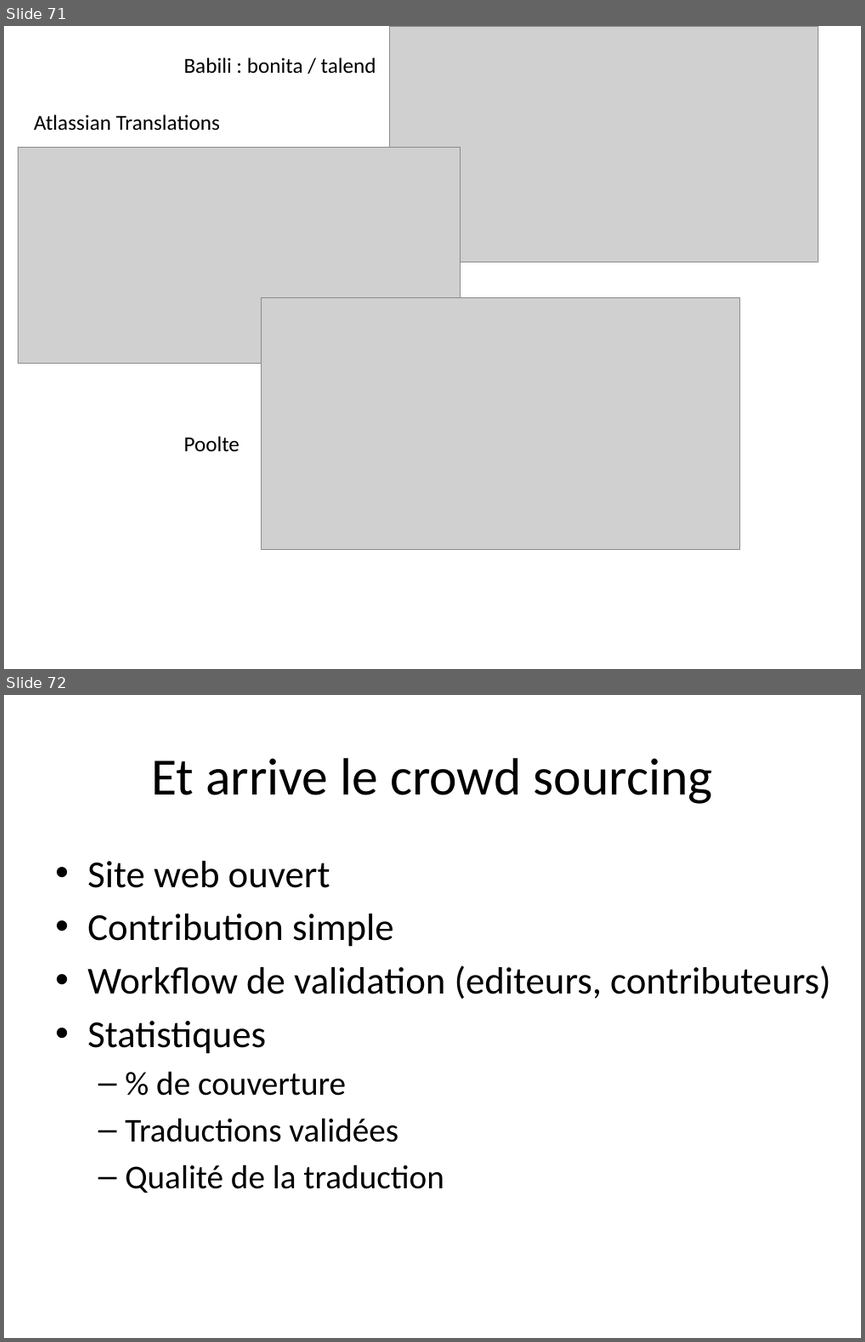
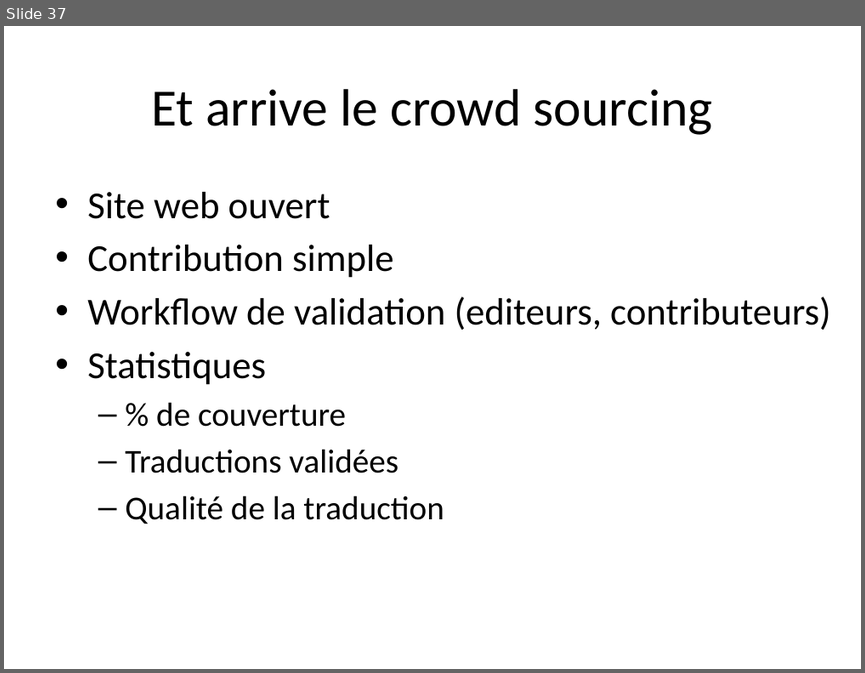
Before and after one commit to dbaeli/ez18n, a slide deck: ez18n-slides/javaone-2012/ez18n_javaone2012.pptx. Shown one above the other, each under a label of ours: slides 71 and 72 before the commit, slide 37 after it. The pictures are 865x1342 and 865x673 pixels, drawn with LibreOffice and Linux fonts; fonts in the diff are those of the drawing; grey boxes stand for pictures; background and template pictures are left out. Boxes give left, top, right and bottom in pixels: in the first picture for what was removed or moved away, otherwise in the second. Text is boxed around its words. In the diff, an @@ line names an element or a change of style, - is before the commit and + after.

```diff
--- a/ez18n-slides/javaone-2012/ez18n_javaone2012.pptx
+++ b/ez18n-slides/javaone-2012/ez18n_javaone2012.pptx
@@ slide 71 removed at bbox=[4, 26, 861, 669], background picture (left out) @@
@@ picture removed at bbox=[390, 26, 818, 261] @@
@@ text removed at bbox=[184, 57, 376, 74] @@
-Babili : bonita / talend
@@ text removed at bbox=[34, 114, 220, 131] @@
-Atlassian Translations
@@ picture removed at bbox=[18, 148, 460, 363] @@
@@ picture removed at bbox=[261, 298, 739, 550] @@
@@ text removed at bbox=[184, 436, 239, 451] @@
-Poolte
@@ what was slide 72 is now slide 37 @@
```
Also in this commit, not shown: 7 slides changed, 4 slides added, 38 other slides removed.
